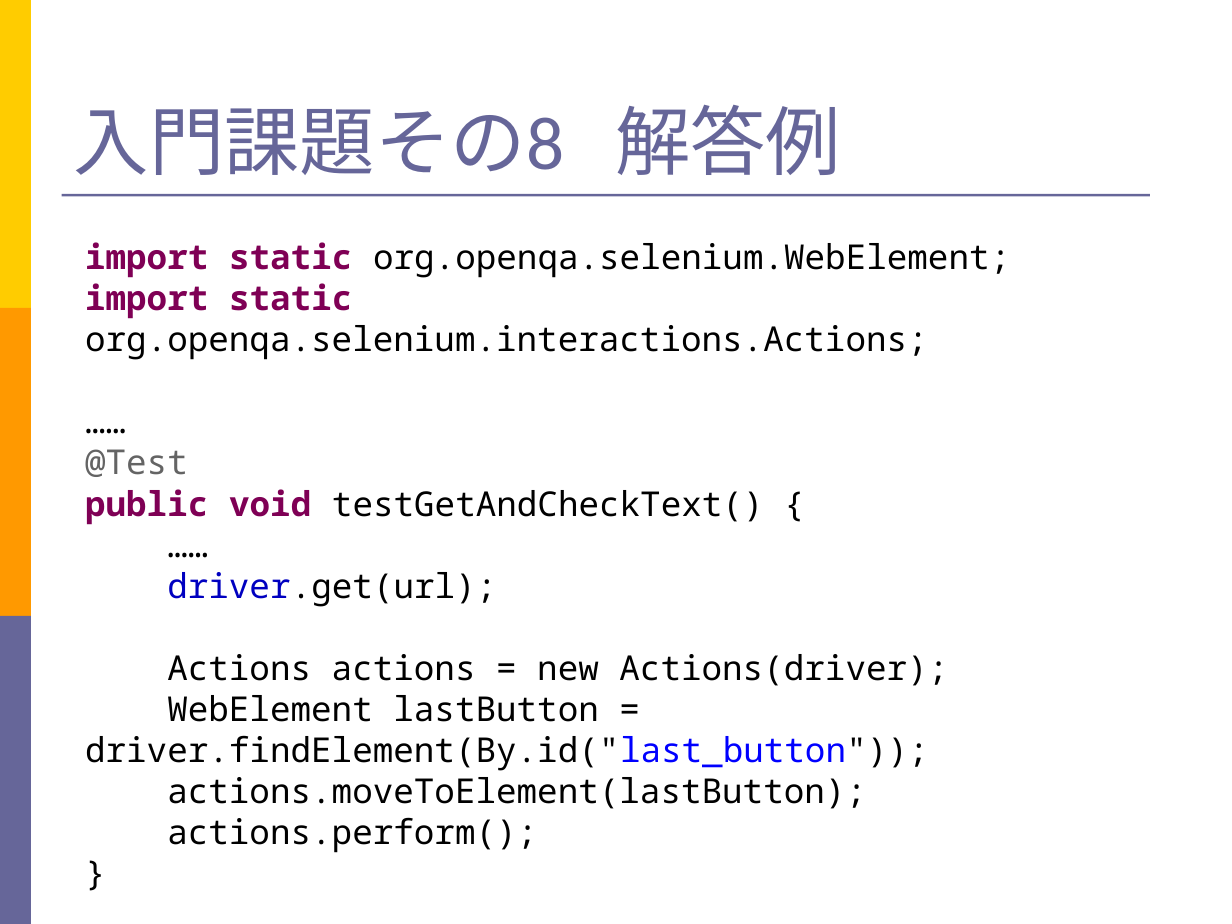
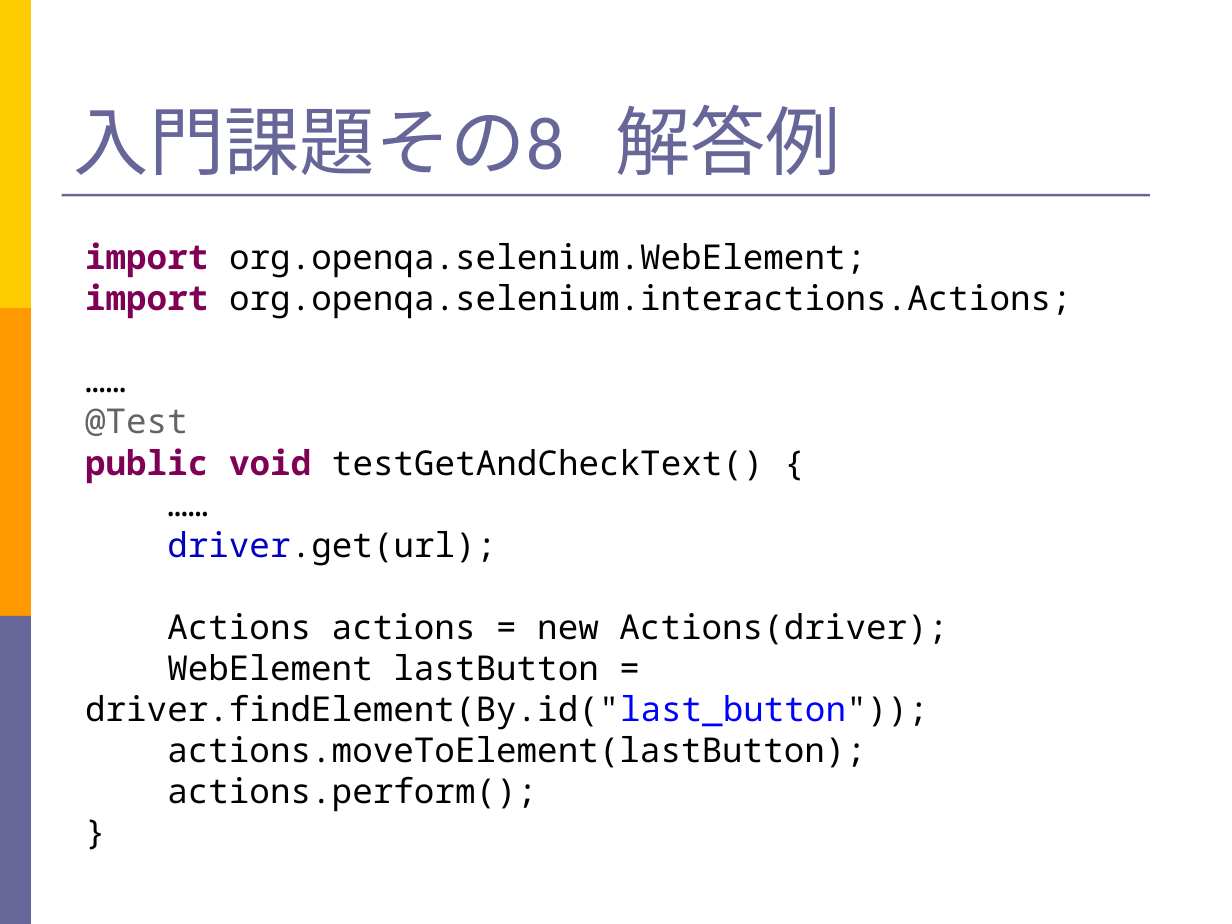
Before and after one commit to takuY-U2/STARHotel, a slide deck: slide 36 of docs/Slide.ppt. Drawn at 1232x924 pixels with LibreOffice and Linux fonts; fonts in the diff are those of the drawing. Boxes give left, top, right and bottom in pixels: in the first picture for what was removed or moved away, otherwise in the second. Text is boxed around its words. In the diff, an @@ line names an element or a change of style, - is before the commit and + after.

```diff
--- a/docs/Slide.ppt
+++ b/docs/Slide.ppt
@@ text at bbox=[85, 242, 1072, 319]: text changed @@
-import static org.openqa.selenium.WebElement;
-import static org.openqa.selenium.interactions.Actions;
+import org.openqa.selenium.WebElement;
+import org.openqa.selenium.interactions.Actions;
```
Also in this commit, not shown: 3 other slides changed, 3 slides added, 5 other files.
